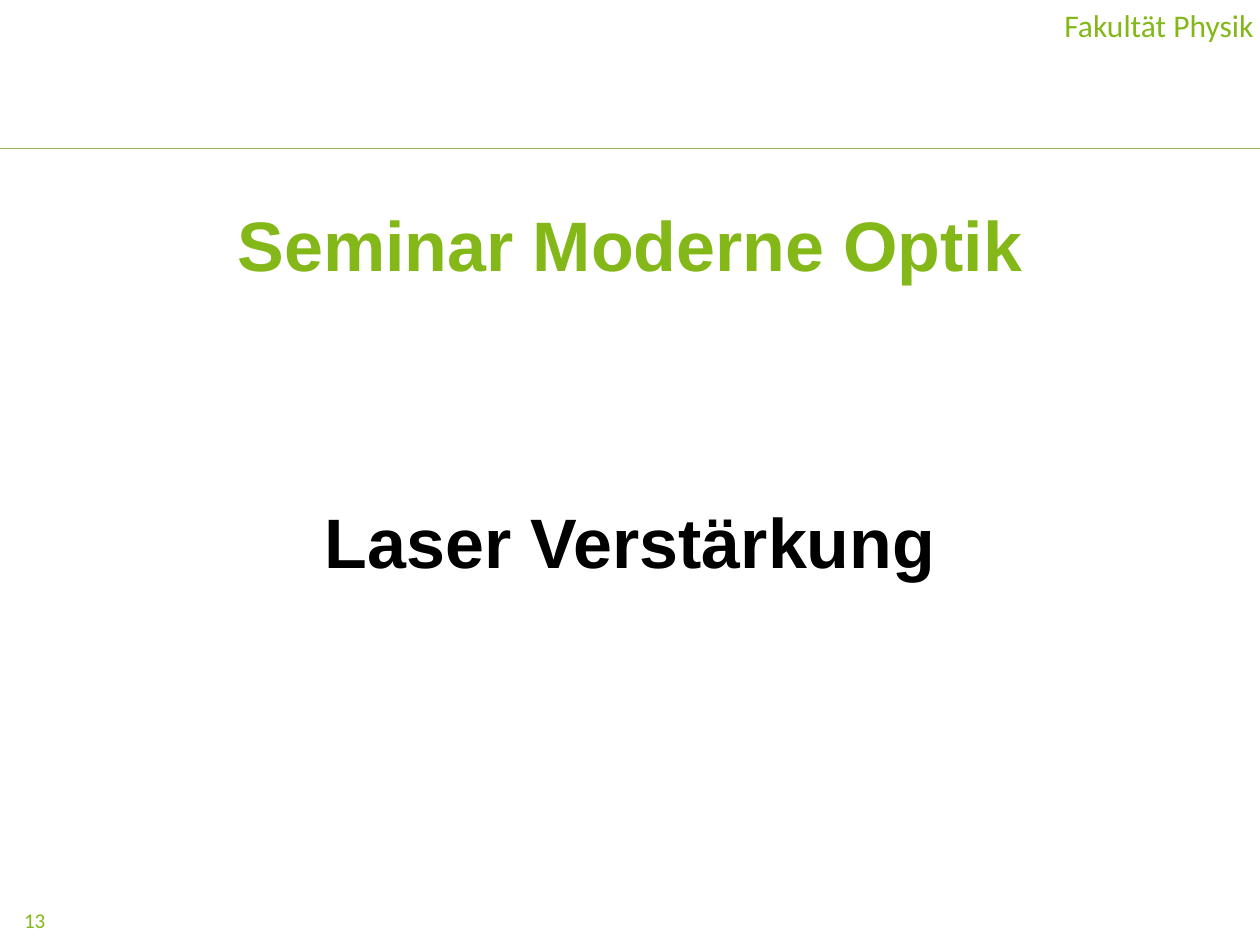
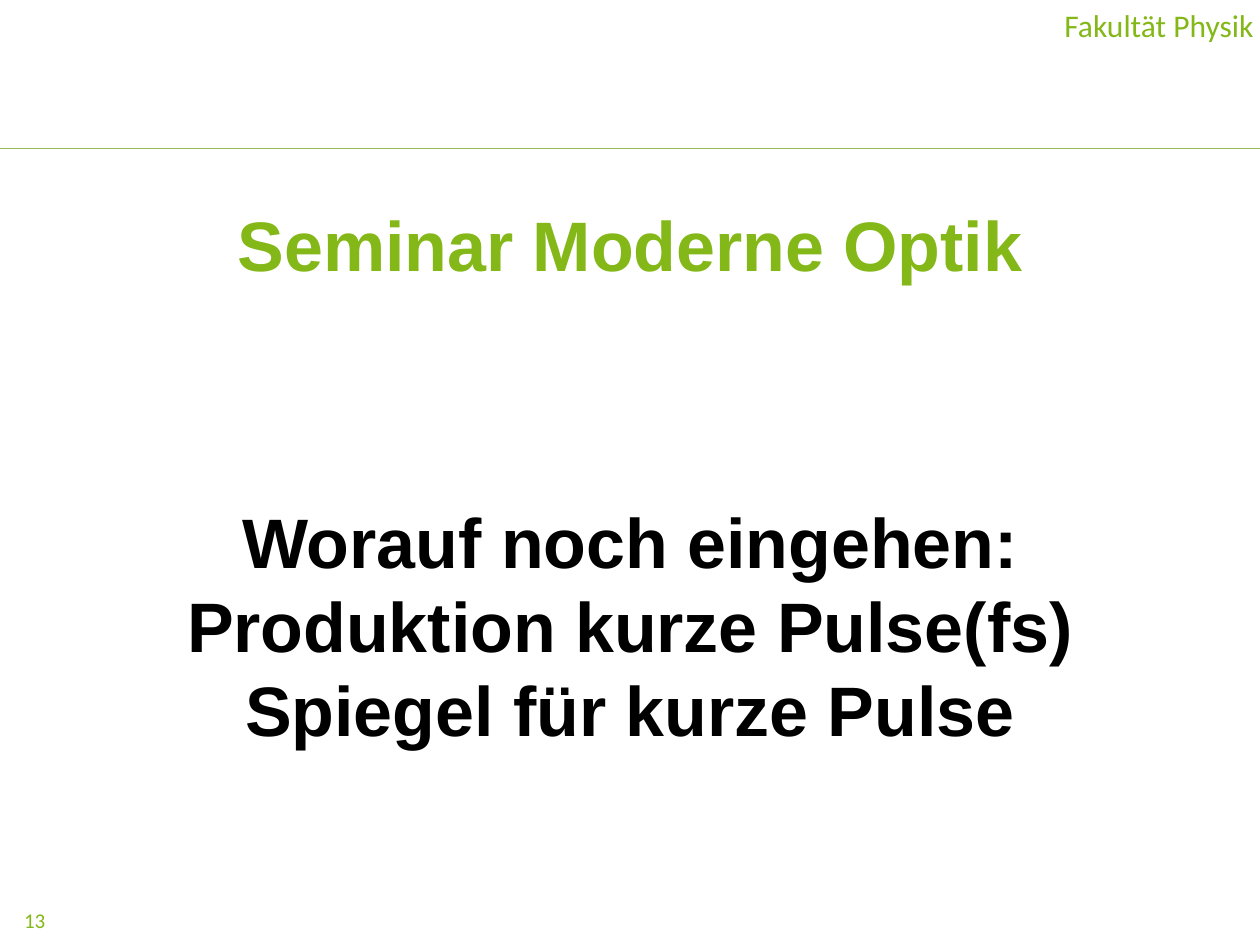
Before and after one commit to maaxxns/Bachelorarbeit, a slide deck: slide 13 of Praesentation_moderneoptik/Laserverstaerkung.pptx. Drawn at 1260x945 pixels with LibreOffice and Linux fonts; fonts in the diff are those of the drawing; background and template pictures are left out. Boxes give left, top, right and bottom in pixels: in the first picture for what was removed or moved away, otherwise in the second. Text is boxed around its words. In the diff, an @@ line names an element or a change of style, - is before the commit and + after.

```diff
--- a/Praesentation_moderneoptik/Laserverstaerkung.pptx
+++ b/Praesentation_moderneoptik/Laserverstaerkung.pptx
@@ text at (187,517,1072,749): text changed @@
-Laser Verstärkung
+Worauf noch eingehen:
+Produktion kurze Pulse(fs)
+Spiegel für kurze Pulse
```
Also in this commit, not shown: 4 other slides changed, 4 slides added, 4 slides removed, 31 other files.
